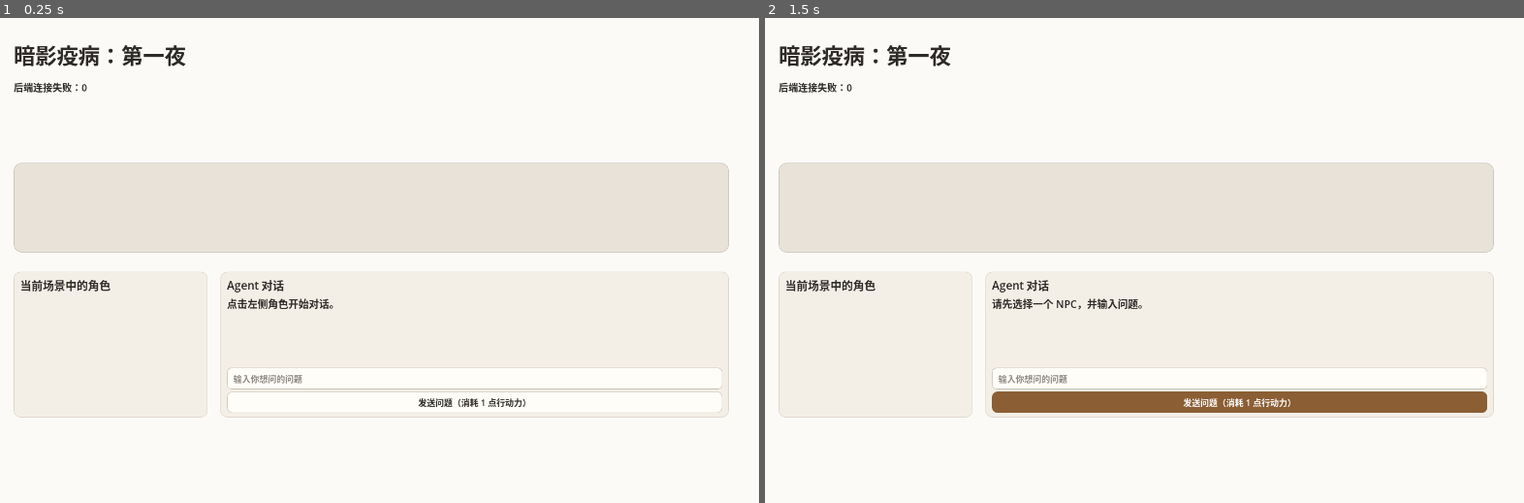
Above: before the commit, frames 1-2 (left to right).
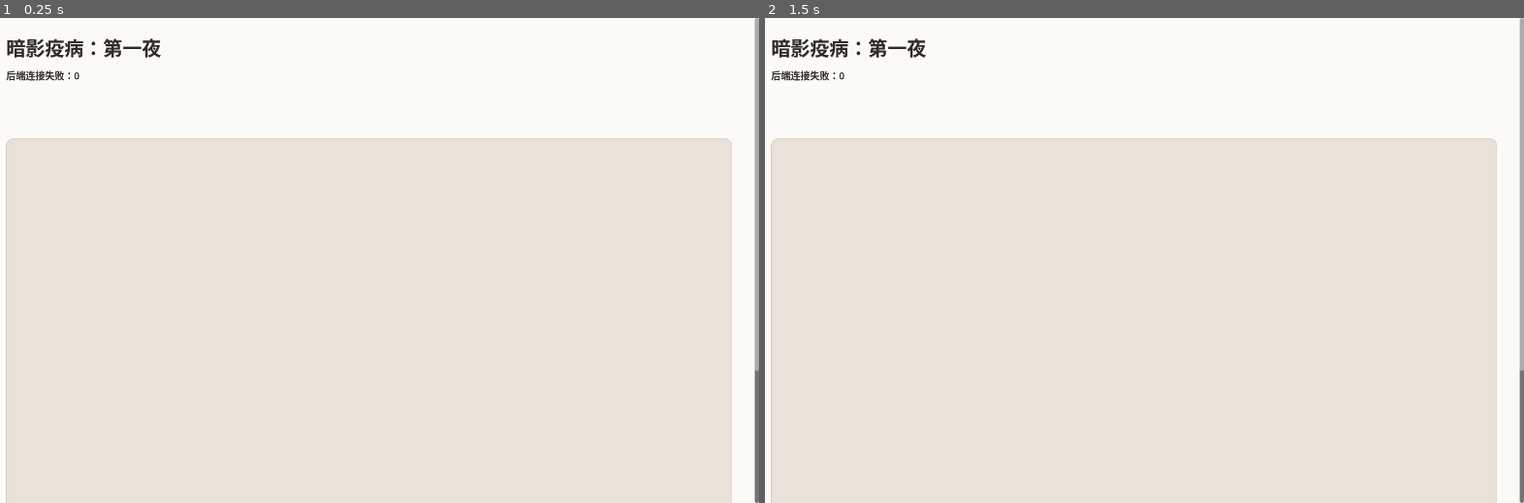
Above: after the commit, the same moments.

Repository: cosmos4ever-eva/disease-narrative-game
Game: Godot game, scene res://Main.tscn
Same seed, same stepped clock (60 frames per second), same inputs: the game is played once before the commit and once after it.
Inputs (mouse positions are in pixels of both pictures, inside the frame that each line leads up to):
- Up to frame 1 (0.25 s): no input
- Up to frame 2 (1.5 s): click (1243, 401) at 0.5 s, where only the run before the commit has a clickable "发送问题（消耗 1 点行动力）"; click (1243, 401) at 1.25 s, where only the run before the commit has a clickable "发送问题（消耗 1 点行动力）"

The runs differ from the first frame. In frame 1, 34% of the frame differs, in the area x 0-100%, y 0-100%; in frame 2, 34%.

Commit message:
fix: preserve full camp art layout

Diff:
--- a/godot/scripts/main.gd
+++ b/godot/scripts/main.gd
@@ -86,20 +86,20 @@
 	var margin := MarginContainer.new()
 	margin.size_flags_horizontal = Control.SIZE_EXPAND_FILL
 	margin.size_flags_vertical = Control.SIZE_EXPAND_FILL
-	margin.add_theme_constant_override("margin_left", 56)
-	margin.add_theme_constant_override("margin_right", 56)
-	margin.add_theme_constant_override("margin_top", 38)
-	margin.add_theme_constant_override("margin_bottom", 38)
+	margin.add_theme_constant_override("margin_left", 42)
+	margin.add_theme_constant_override("margin_right", 42)
+	margin.add_theme_constant_override("margin_top", 28)
+	margin.add_theme_constant_override("margin_bottom", 28)
 	scroll.add_child(margin)
 
 	var column := VBoxContainer.new()
 	column.size_flags_horizontal = Control.SIZE_EXPAND_FILL
-	column.add_theme_constant_override("separation", 18)
+	column.add_theme_constant_override("separation", 12)
 	margin.add_child(column)
 
 	var title := Label.new()
 	title.text = "暗影疫病：第一夜"
-	title.add_theme_font_size_override("font_size", 40)
+	title.add_theme_font_size_override("font_size", 36)
 	column.add_child(title)
 
 	status_label = Label.new()
@@ -119,11 +119,11 @@
 	column.add_child(story_actions)
 
 	var backdrop := PanelContainer.new()
-	backdrop.custom_minimum_size = Vector2(0, 150)
+	backdrop.custom_minimum_size = Vector2(0, 680)
 	backdrop.add_theme_stylebox_override("panel", make_style(Color("#e8e2d8"), Color("#c8c0b5"), 1, 14))
 	column.add_child(backdrop)
 	var backdrop_root := Control.new()
-	backdrop_root.custom_minimum_size = Vector2(0, 150)
+	backdrop_root.custom_minimum_size = Vector2(0, 680)
 	backdrop.add_child(backdrop_root)
 	scene_art = TextureRect.new()
 	scene_art.set_anchors_and_offsets_preset(Control.PRESET_FULL_RECT)
